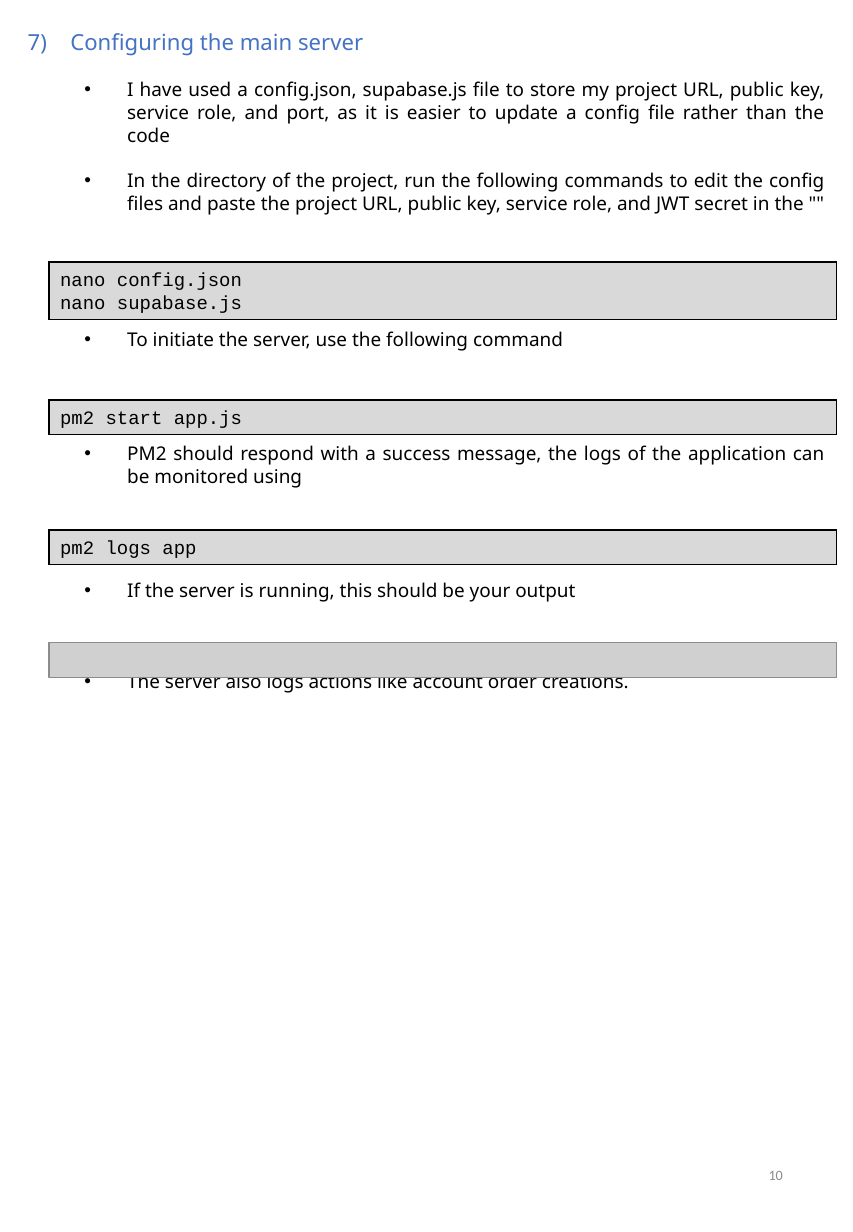
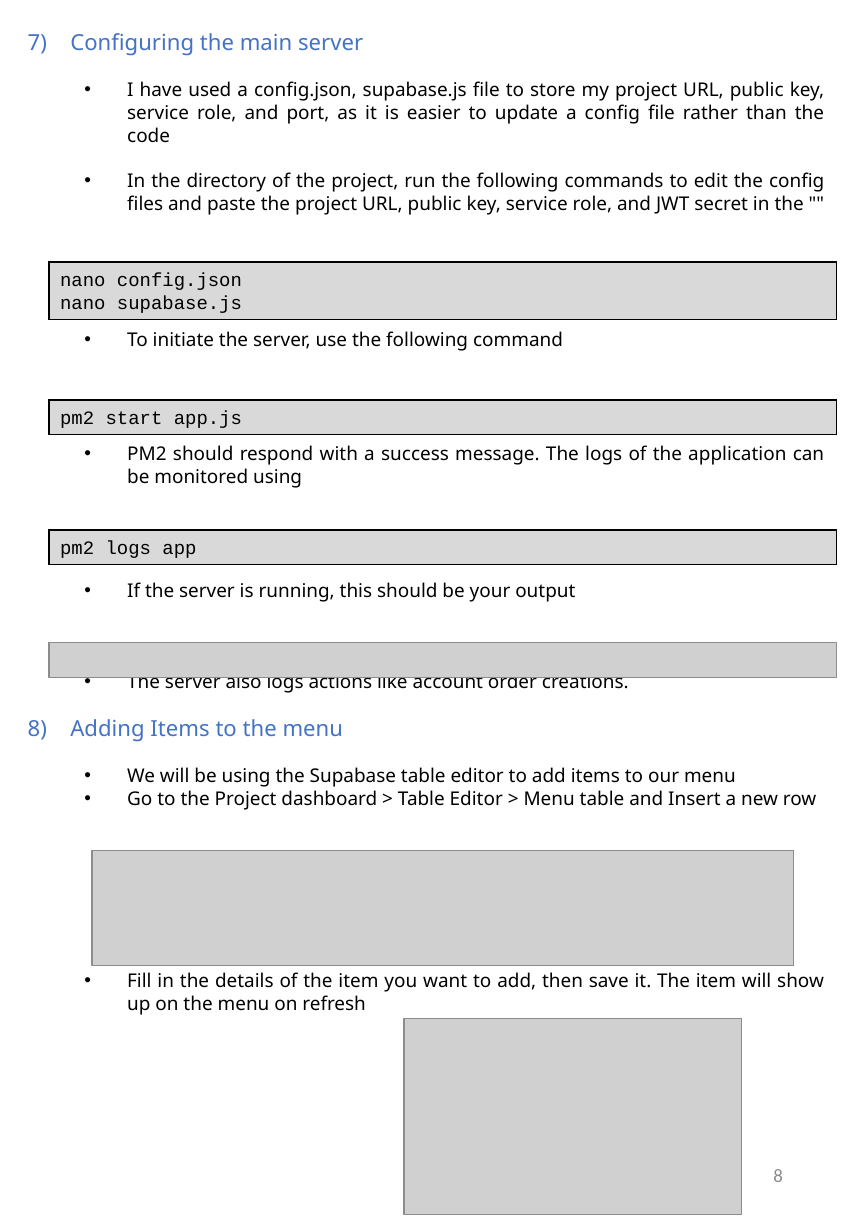
Before and after one commit to Agentgilspy/Food-Ordering-Website, a slide deck: slide 10 of ICT-171 Documentation.pptx. Drawn at 853x1232 pixels with LibreOffice and Linux fonts; fonts in the diff are those of the drawing; grey boxes stand for pictures. Boxes give left, top, right and bottom in pixels: in the first picture for what was removed or moved away, otherwise in the second. Text is boxed around its words. In the diff, an @@ line names an element or a change of style, - is before the commit and + after.

```diff
--- a/ICT-171 Documentation.pptx
+++ b/ICT-171 Documentation.pptx
@@ text at (x1=127, y1=445, x2=824, y2=488): text changed @@
-  • PM2 should respond with a success message, the logs of the application can be monitored using
+  • PM2 should respond with a success message. The logs of the application can be monitored using
@@ text at (x1=70, y1=719, x2=824, y2=1015): paragraphs added @@
+8) Adding Items to the menu
+  • We will be using the Supabase table editor to add items to our menu
+  • Go to the Project dashboard > Table Editor > Menu table and Insert a new row
+  • Fill in the details of the item you want to add, then save it. The item will show up on the menu on refresh
@@ picture added at (x1=92, y1=851, x2=794, y2=966) @@
@@ picture added at (x1=404, y1=1019, x2=742, y2=1215) @@
@@ text added at (x1=773, y1=1169, x2=783, y2=1182), 12 pt, text #8C8C8C @@
+8
@@ page number removed at (x1=769, y1=1171, x2=783, y2=1180) @@
-10
```
Also in this commit, not shown: 9 other slides changed, 16 slides added, 7 other files.
